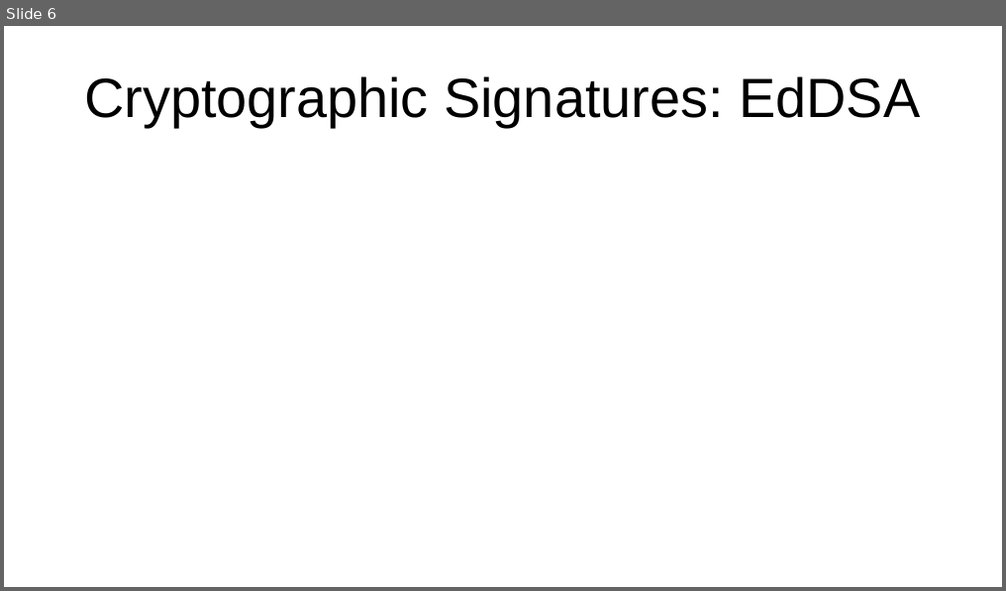
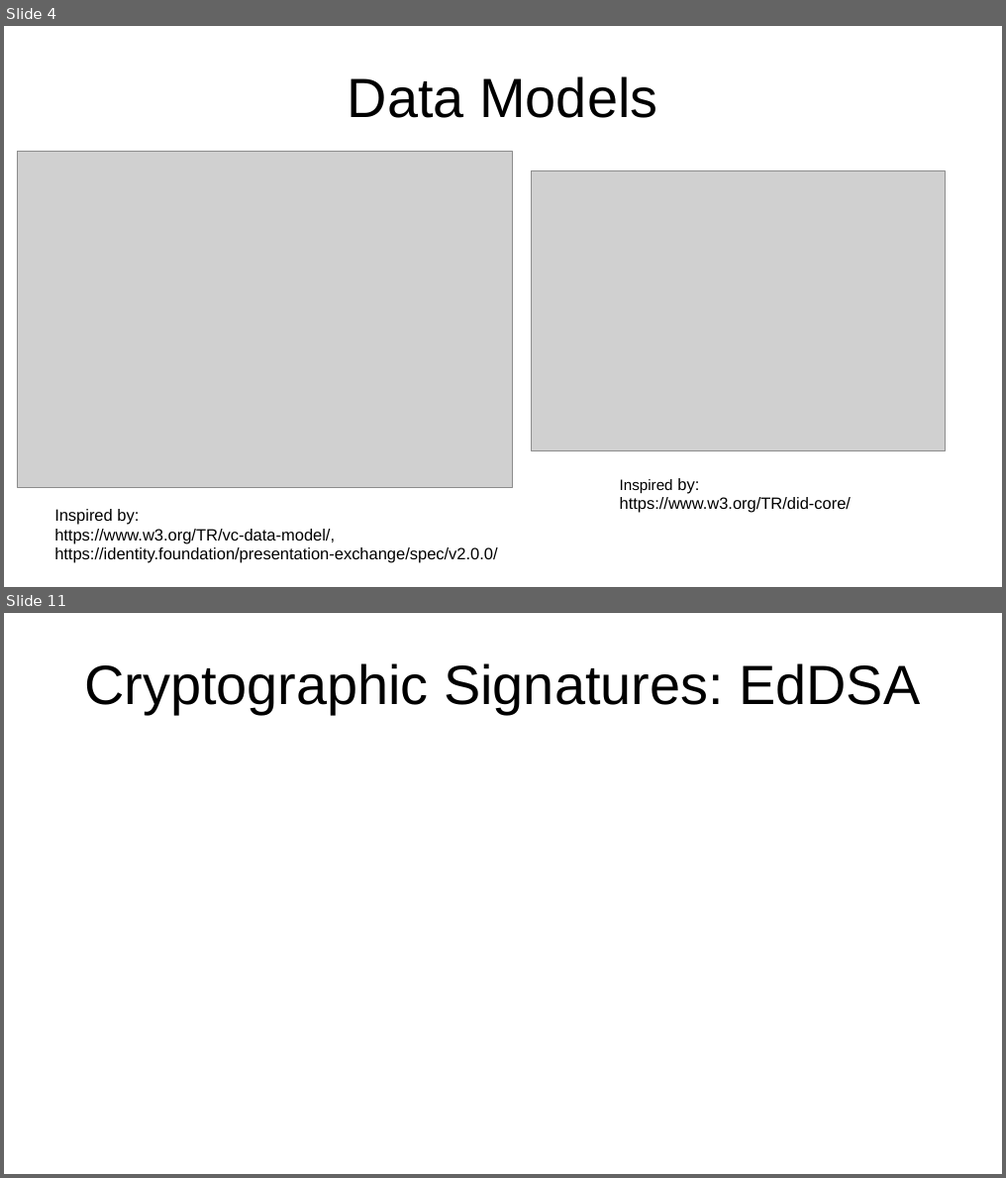
Before and after one commit to bshambaugh/Explorations-of-Category-Theory-for-Self-Sovereign-Identity, a slide deck: resources/IIW35_fA2022_cat_theory_for_SSI.odp. Shown one above the other, each under a label of ours: slide 6 before the commit, slides 4 and 11 after it; the slides between them are not shown. The pictures are 1006x591 and 1006x1178 pixels, drawn with LibreOffice and Linux fonts; fonts in the diff are those of the drawing; grey boxes stand for pictures. Boxes give left, top, right and bottom in pixels: in the first picture for what was removed or moved away, otherwise in the second. Text is boxed around its words. In the diff, an @@ line names an element or a change of style, - is before the commit and + after.

```diff
--- a/resources/IIW35_fA2022_cat_theory_for_SSI.odp
+++ b/resources/IIW35_fA2022_cat_theory_for_SSI.odp
@@ slide 4 added at (4, 26, 1002, 587), background #FFFFFF @@
@@ title added at (348, 76, 657, 118), 44 pt, text #000000 @@
+Data Models
@@ picture added at (17, 151, 512, 487) @@
@@ picture added at (532, 171, 945, 452) @@
@@ text added at (620, 478, 850, 513), 13 pt, text #000000 @@
+Inspired by:
+https://www.w3.org/TR/did-core/
@@ text added at (54, 509, 497, 564), 13 pt, text #000000 @@
+Inspired by:
+https://www.w3.org/TR/vc-data-model/,
+https://identity.foundation/presentation-exchange/spec/v2.0.0/
@@ what was slide 6 is now slide 11 @@
```
Also in this commit, not shown: 5 slides changed, 9 other slides added, 3 slides removed, 1 other file.
